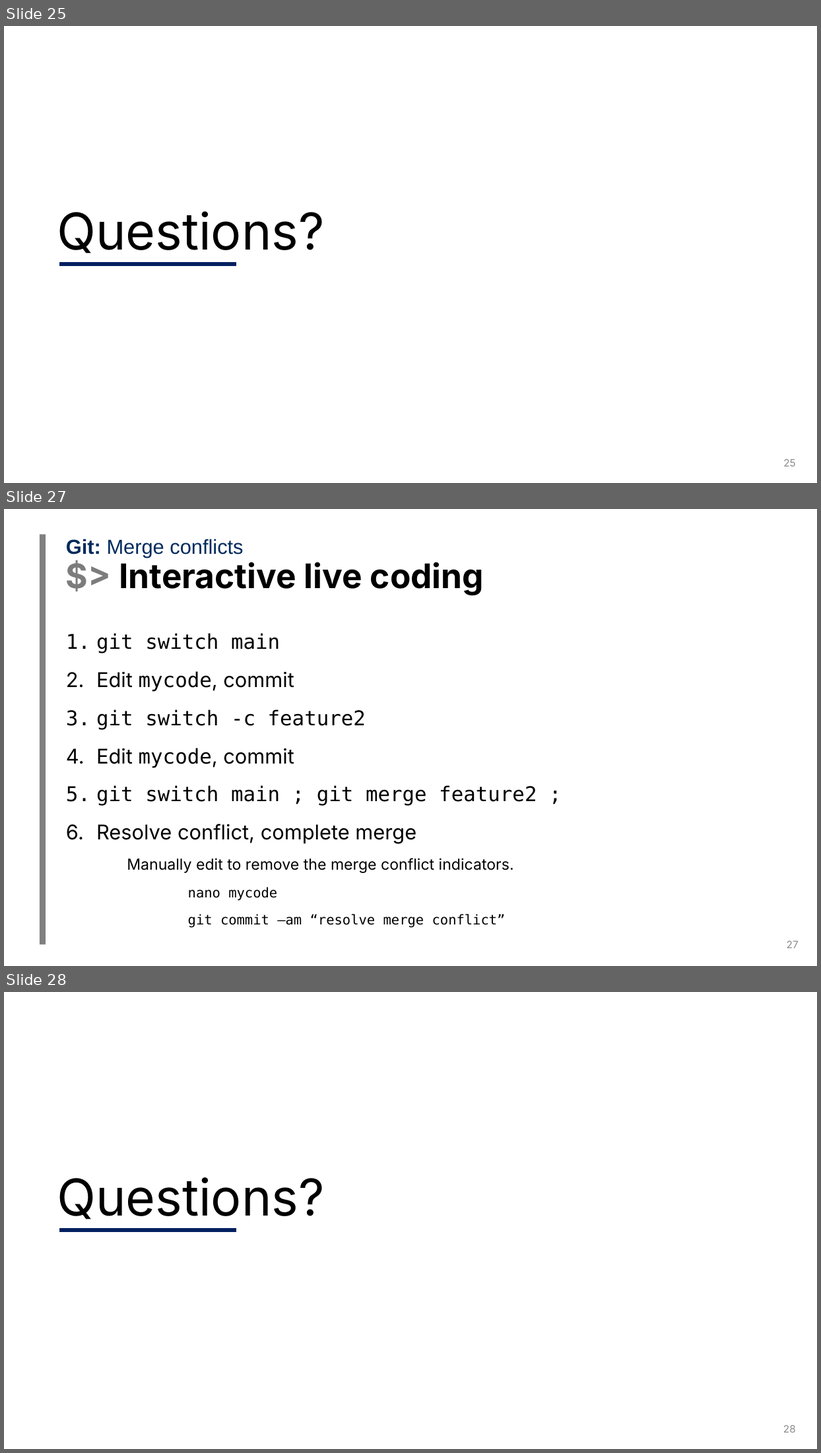
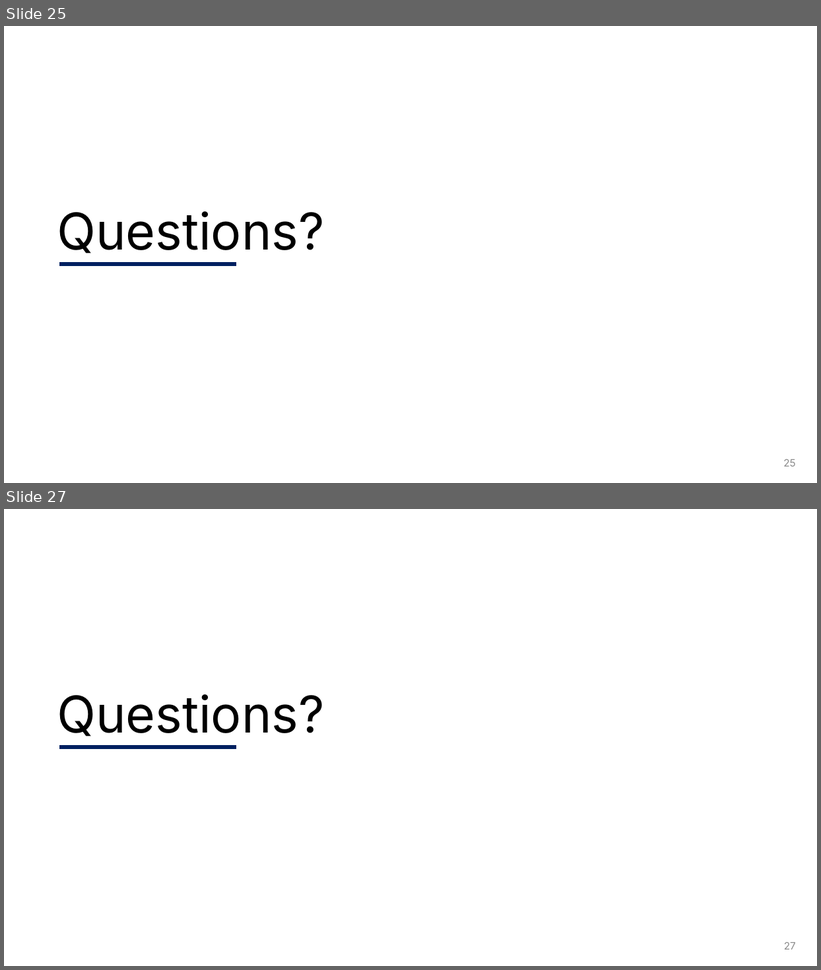
Before and after one commit to UofT-DSI/git, a slide deck: instructors/slides-new-pptx/Git2.pptx. Shown one above the other, each under a label of ours: slides 25, 27 and 28 before the commit, slides 25 and 27 after it; the slides between them are not shown. The pictures are 821x1453 and 821x970 pixels, drawn with LibreOffice and Linux fonts; fonts in the diff are those of the drawing; background and template pictures are left out. Boxes give left, top, right and bottom in pixels: in the first picture for what was removed or moved away, otherwise in the second. Text is boxed around its words. In the diff, an @@ line names an element or a change of style, - is before the commit and + after.

```diff
--- a/instructors/slides-new-pptx/Git2.pptx
+++ b/instructors/slides-new-pptx/Git2.pptx
@@ slide 27 removed at box(4, 509, 817, 966), background #FFFFFF @@
@@ rectangle removed at box(40, 535, 46, 945) @@
@@ text removed at box(66, 539, 243, 557) @@
-Git: Merge conflicts
@@ title removed at box(119, 562, 484, 595) @@
-$> Interactive live coding
@@ text removed at box(96, 633, 537, 928) @@
-1. git switch main
-2. Edit mycode, commit
-3. git switch -c feature2
-4. Edit mycode, commit
-5. git switch main ; git merge feature2 ;
-6. Resolve conflict, complete merge
-    Manually edit to remove the merge conflict indicators.
-        nano mycode
-        git commit –am “resolve merge conflict”
@@ page number removed at box(787, 941, 799, 949) @@
-27
@@ what was slide 28 is now slide 27 @@
@@ page number at box(784, 943, 796, 950): text changed @@
-28
+27
```
Also in this commit, not shown: 1 slide changed, 3 other slides removed, 2 other files.
